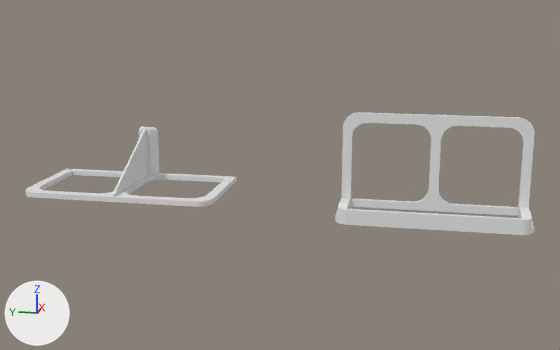
An edit to the Blender file X240NotebookStand/ThinkPadStand.blend, drawn before and after from the same camera.
Camera for both pictures: a 50 mm lens placed at (-83.0, 0.3, 23.3), pointed at (-6.9, 15.6, 4.2). The lights are fixed; the arrows at lower left show +X, +Y and +Z.
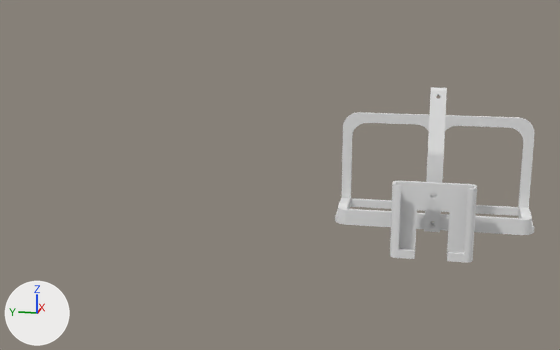
Pixel boxes (x1, y1, x2, y2) of what changed, in the pictures (560 x 350 px):
'Cube.005', hidden: before (25, 127, 237, 207)
'MountA.001', added: after (390, 181, 477, 263)
'Cube.006', added: after (424, 87, 447, 232)

Patch to the scene script:
```diff
--- a/X240NotebookStand/ThinkPadStand.blend.py
+++ b/X240NotebookStand/ThinkPadStand.blend.py
@@ me_cube_010 @@
+me_cube_010.from_pydata(...)  # 256 vertices, 134 faces; spans x -0.85..1.0, y -3.13..4.47, z -2.11..4.89
@@ me_cube_004 @@
+me_cube_004.from_pydata(...)  # 264 vertices, 168 faces; spans x -8.67..5.0, y -0.75..0.75, z -4.14..-1.42
@@ ob_cube_005 @@
 ob_cube_005.rotation_euler = (0.0, 6.283, 0.0)  # degrees (0, 360, 0)
+ob_cube_005.hide_set(True)
@@ ob_mounta_001 @@
+ob_mounta_001 = bpy.data.objects.new('MountA.001', me_cube_010)
+ob_mounta_001.location = (-12.52, -0.67, 0.5)
@@ ob_cube_006 @@
+ob_cube_006 = bpy.data.objects.new('Cube.006', me_cube_004)
+ob_cube_006.location = (-5.49, 0.0, 4.98)
+ob_cube_006.rotation_euler = (0.0, 1.571, 0.0)  # degrees (0, 90, 0)
```
